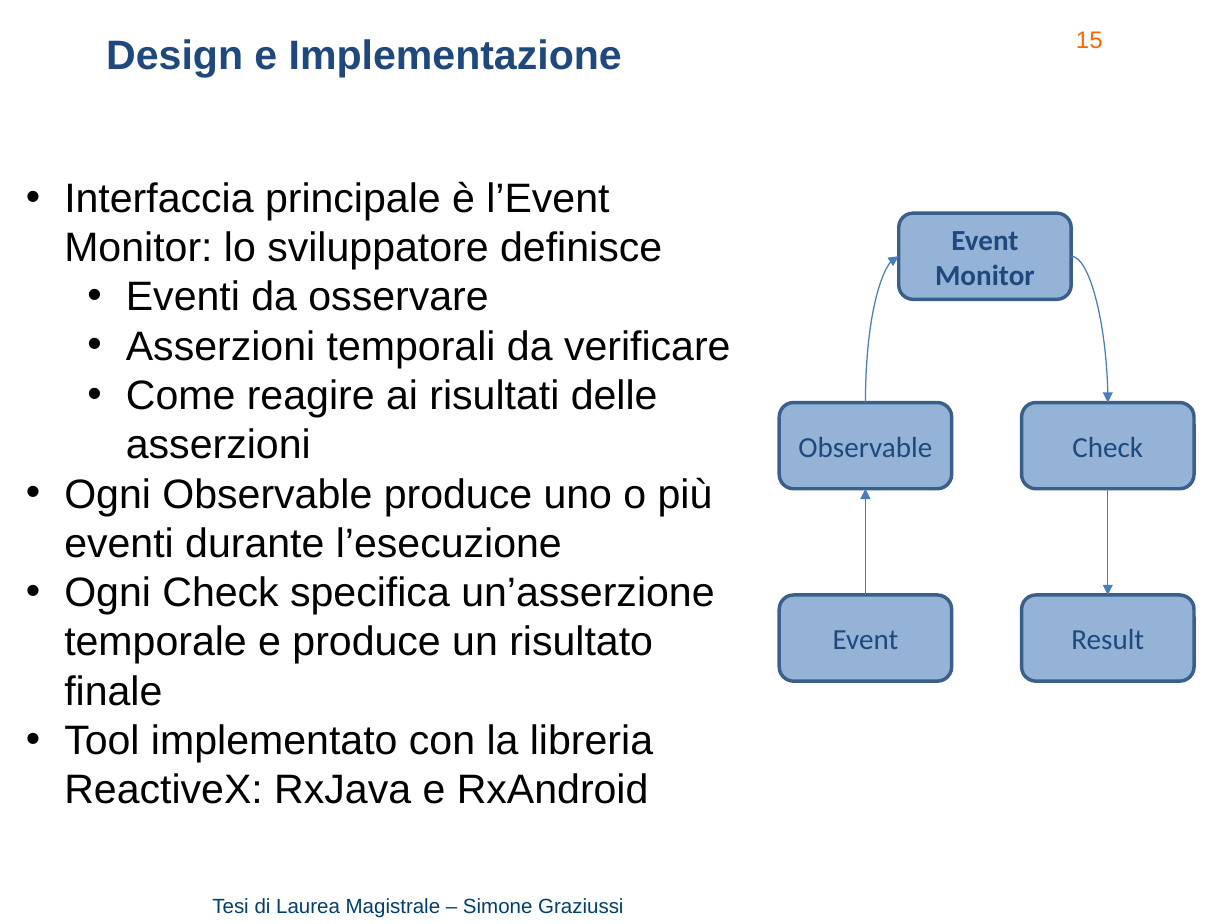
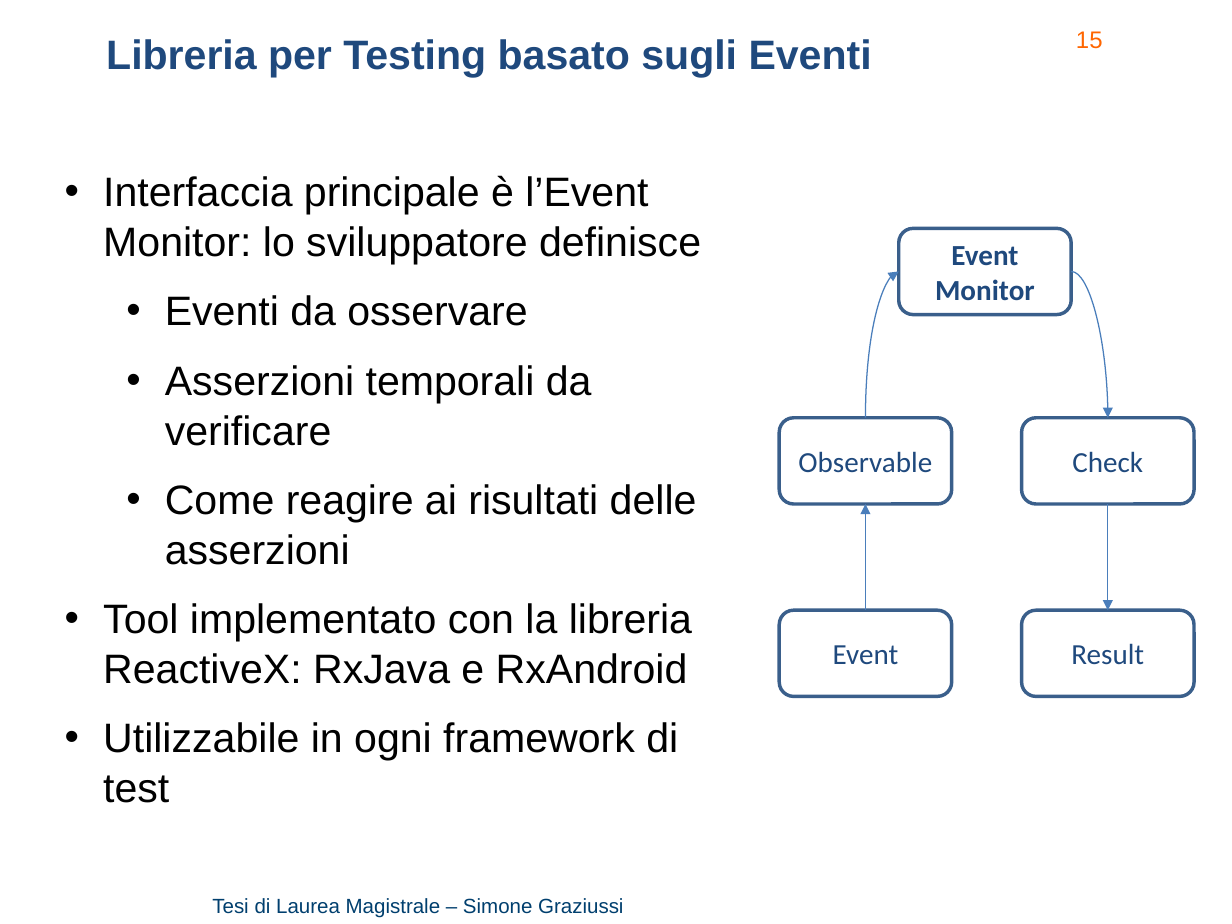
Before and after one commit to Simone3/Thesis, a slide deck: slide 15 of Presentation/Presentation.pptx. Drawn at 1232x924 pixels with LibreOffice and Linux fonts; fonts in the diff are those of the drawing; background and template pictures are left out. Boxes give left, top, right and bottom in pixels: in the first picture for what was removed or moved away, otherwise in the second. Text is boxed around its words. In the diff, an @@ line names an element or a change of style, - is before the commit and + after.

Commit message:
Presentation: better events part

```diff
--- a/Presentation/Presentation.pptx
+++ b/Presentation/Presentation.pptx
@@ text at <box>106,39,872,77</box>: text changed @@
-Design e Implementazione
+Libreria per Testing basato sugli Eventi
@@ text "Interfaccia principale è l’Event Monitor: ...": place and size @@
-text "Interfaccia principale è l’Event Monitor: ..." at <box>64,181,731,804</box>
+text "Interfaccia principale è l’Event Monitor: ..." at <box>103,175,701,803</box>
@@ text at <box>103,175,701,684</box>: more space between paragraphs @@
@@ 5 rounded rectangles, 2 arrows, 2 curved arrows: place and size @@
-5 rounded rectangles, 2 arrows, 2 curved arrows at <box>780,213,1194,681</box>
+5 rounded rectangles, 2 arrows, 2 curved arrows at <box>780,228,1194,696</box>
@@ text at <box>64,477,714,706</box>: paragraphs removed @@
-• Ogni Observable produce uno o più eventi durante l’esecuzione
-• Ogni Check specifica un’asserzione temporale e produce un risultato finale
@@ fill #95B3D7 to #FFFFFF in 5 elements at <box>899,228,1072,314</box>, <box>780,418,952,504</box>, <box>1021,418,1194,504</box>, <box>1021,610,1194,696</box>, <box>780,610,952,696</box> @@
@@ text at <box>103,722,678,803</box>: paragraph added @@
+• Utilizzabile in ogni framework di test
```
Also in this commit, not shown: 7 other slides changed, 1 other file.
